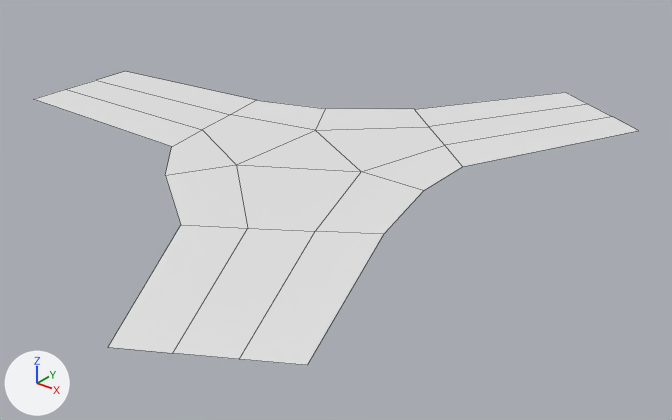
A saved change to the OBJ model Assets/Models/River/river_3_d.obj.
Camera for both pictures: a camera (50 mm lens) standing at (2.77, -3.2, 1.74) and looking at (0.12, 0.11, -0.31). The lights are fixed; the arrows at lower left show +X, +Y and +Z. The older version comes first. Mesh edges are drawn as thin lines. Where no turn or scale is listed for an object, it has been applied to the vertices.

Objects in the first picture: 'river_3_d'.
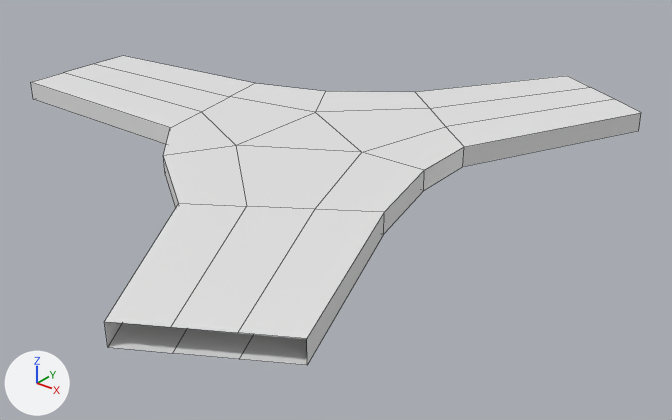
The change in detail:
me_river_3_d is used by ob_river_3_d; location (0.0, 0.0, 0.0).
me_river_3_d had 30 vertices, 19 faces and spanned x -1.73..1.15, y -1.67..1.67, z 0.0.
me_river_3_d now has 60 vertices, 50 faces and spans x -1.73..1.15, y -1.67..1.67, z 0.0..0.1.
Part 1, on me_river_3_d:
19 faces are deleted.
15 vertices are added at x -1.73..0.96, y -1.56..1.56, z 0.1.
15 new vertices lie (0.0, 0.0, 0.1) away from vertices in x -1.73..1.15, y -1.67..1.67, z 0.0.
50 new faces join them.

Location of each change, [x1, y1, x2, y2] in pixels of the pictures (672 x 420 px):
'river_3_d', reshaped
    before: [35, 71, 638, 365]
    after: [31, 56, 641, 365]
